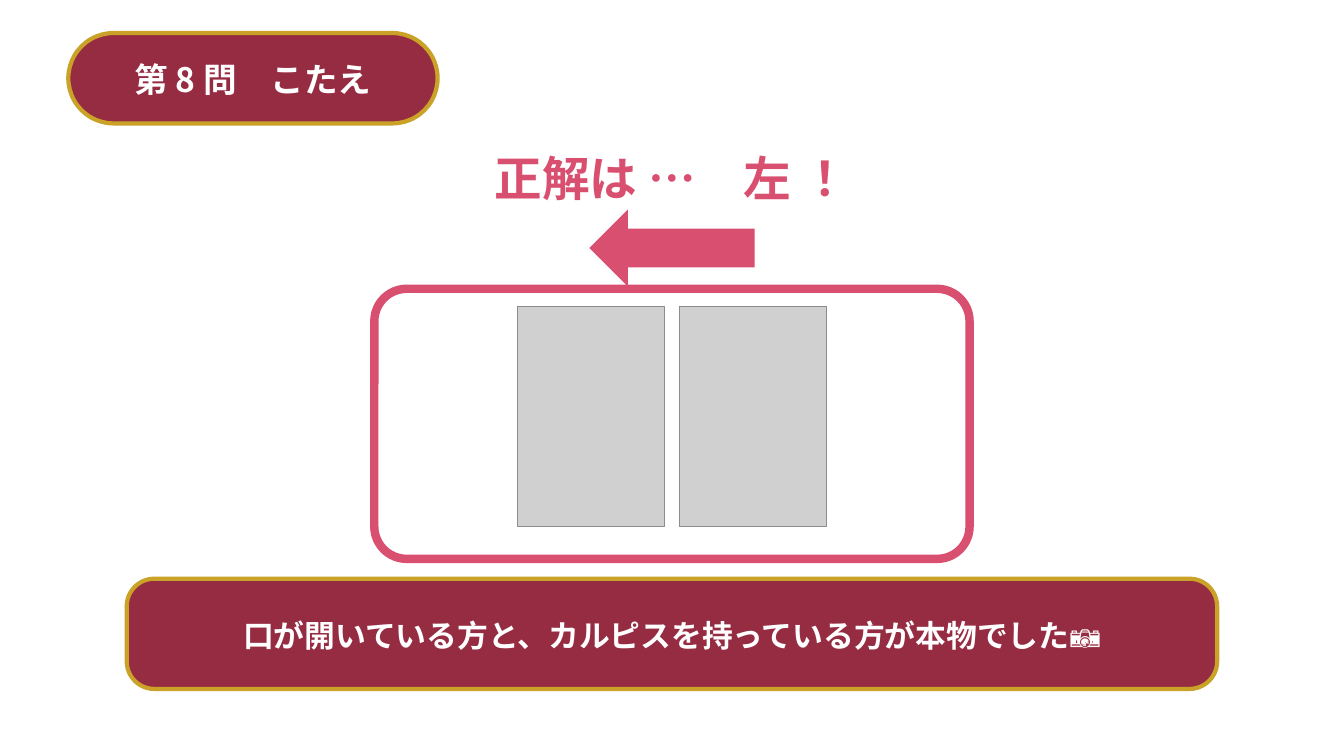
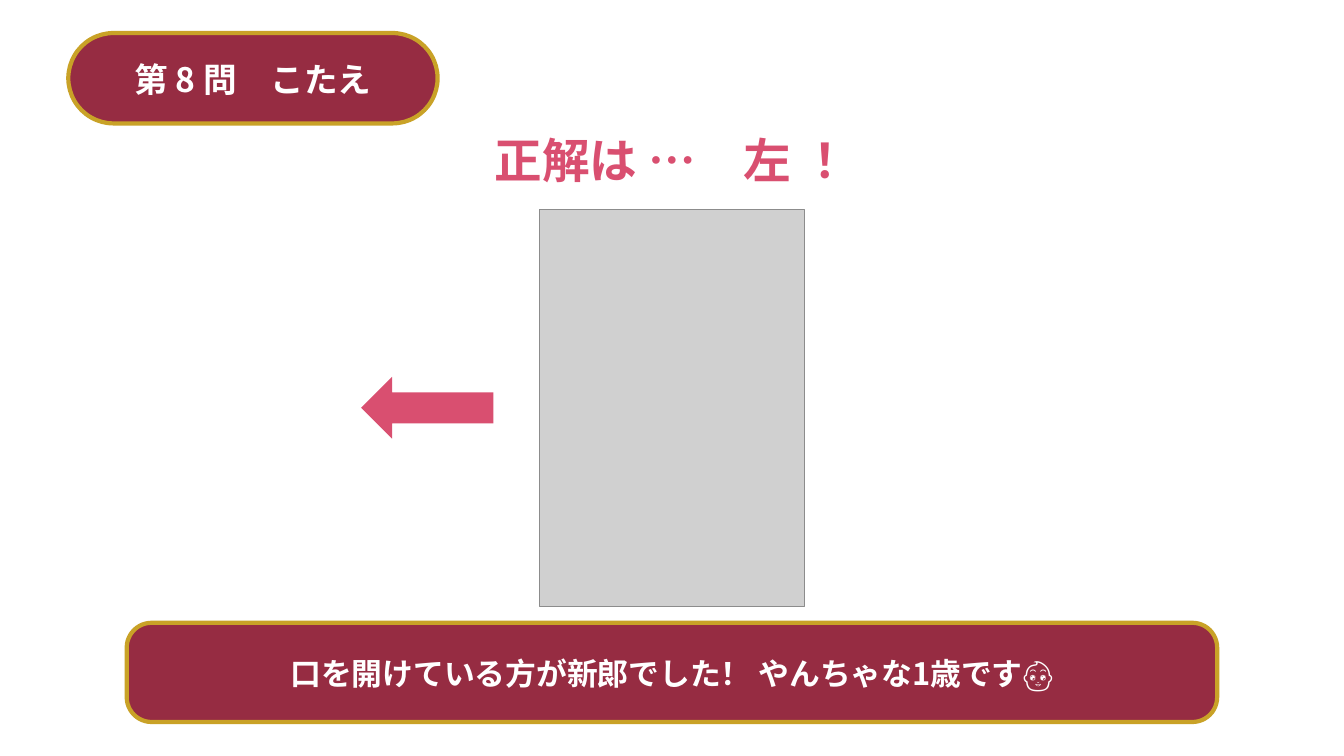
Before and after one commit to st01ohn03-coder/simple-alarm, a slide deck: slide 26 of wedding-deck/build/結婚式_2択クイズ＆ビンゴ.pptx (slide 21 before the commit). Drawn at 1344x756 pixels with LibreOffice and Linux fonts; fonts in the diff are those of the drawing; grey boxes stand for pictures; background and template pictures are left out. Boxes give left, top, right and bottom in pixels: in the first picture for what was removed or moved away, otherwise in the second. Text is boxed around its words. In the diff, an @@ line names an element or a change of style, - is before the commit and + after.

```diff
--- a/wedding-deck/build/結婚式_2択クイズ＆ビンゴ.pptx
+++ b/wedding-deck/build/結婚式_2択クイズ＆ビンゴ.pptx
@@ text "正解は … 左 ！": place and size @@
-text "正解は … 左 ！" at bbox=[495, 155, 791, 200]
+text "正解は … 左 ！" at bbox=[495, 137, 791, 182]
@@ picture: place and size @@
-picture at bbox=[517, 307, 664, 527]
+picture at bbox=[539, 210, 804, 607]
@@ left arrow removed at bbox=[590, 210, 755, 287] @@
@@ rounded rectangle removed at bbox=[374, 289, 970, 560] @@
@@ picture removed at bbox=[680, 307, 827, 527] @@
@@ left arrow added at bbox=[361, 377, 493, 439], fill #D94F70 @@
@@ rounded rectangle "口を開けている方が新郎でした！ やんちゃな1歳です👶": place and size @@
-rounded rectangle "口を開けている方が新郎でした！ やんちゃな1歳です👶" at bbox=[127, 579, 1218, 689]
+rounded rectangle "口を開けている方が新郎でした！ やんちゃな1歳です👶" at bbox=[127, 623, 1218, 722]
@@ text in rounded rectangle at bbox=[290, 658, 1054, 692]: text changed @@
-口が開いている方と、カルピスを持っている方が本物でした📷
+口を開けている方が新郎でした！ やんちゃな1歳です👶
```
Also in this commit, not shown: 11 other slides changed, 6 slides added, 5 other files.
